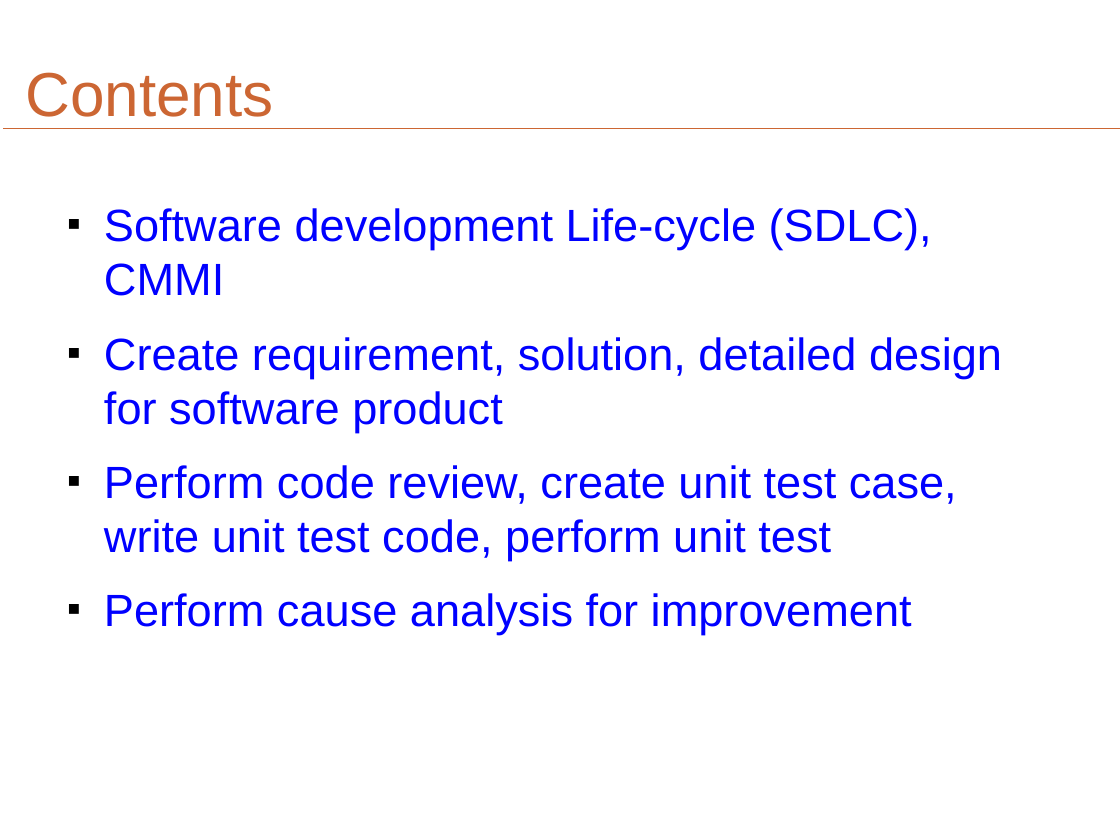
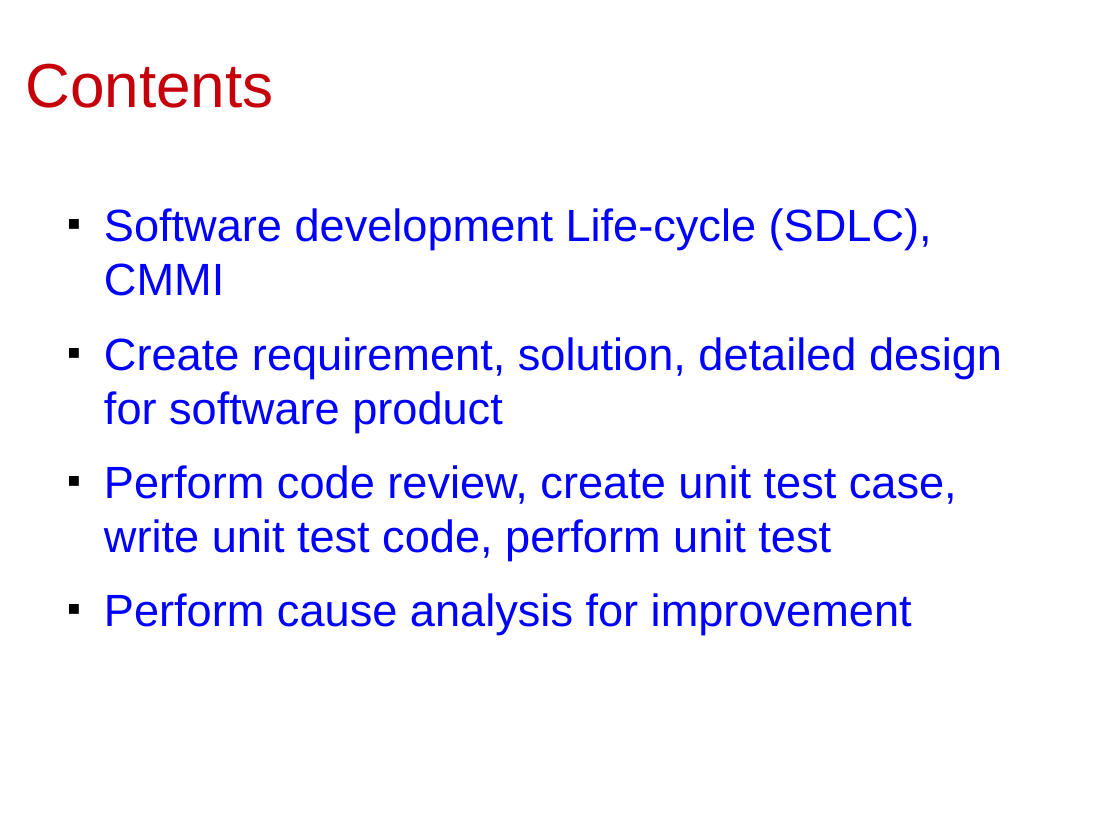
Before and after one commit to shindo59/open-ones, a slide deck: slide 3 of trunk/SDP/Wip/Document/Slide/SDP_SDLC.odp. Drawn at 1120x840 pixels with LibreOffice and Linux fonts; fonts in the diff are those of the drawing; background and template pictures are left out. Boxes give left, top, right and bottom in pixels: in the first picture for what was removed or moved away, otherwise in the second. Text is boxed around its words. In the diff, an @@ line names an element or a change of style, - is before the commit and + after.

```diff
--- a/trunk/SDP/Wip/Document/Slide/SDP_SDLC.odp
+++ b/trunk/SDP/Wip/Document/Slide/SDP_SDLC.odp
@@ title "Contents" at [25, 63, 273, 108]: text colour #CC6633 to #C5000B @@
@@ line removed from (4, 129) to (1120, 129) @@
```
Also in this commit, not shown: 13 other slides changed, 1 other file.
